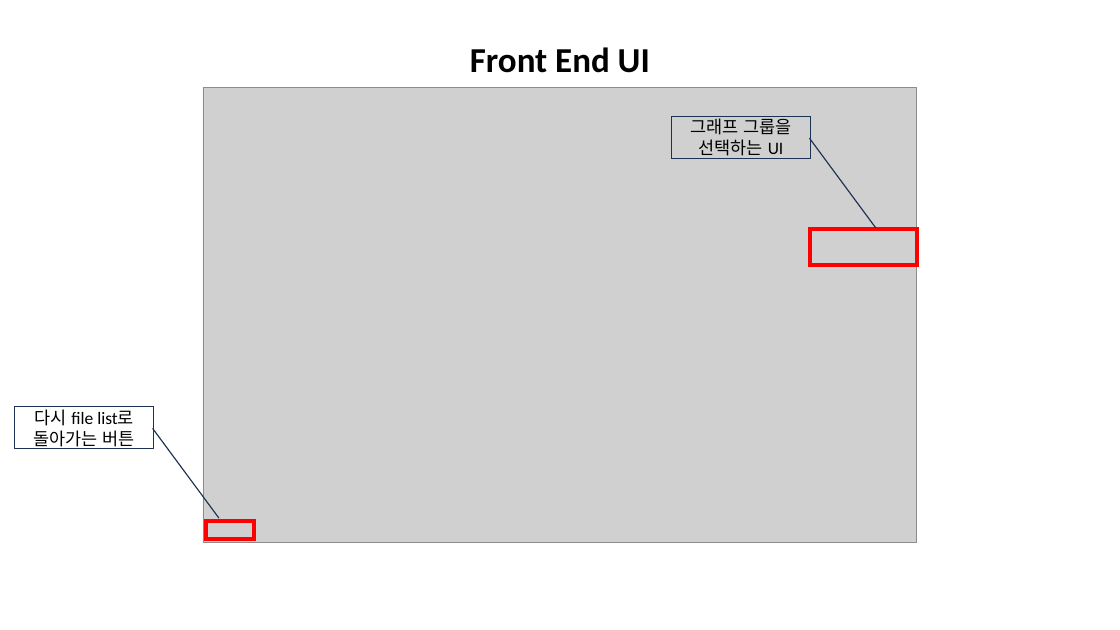
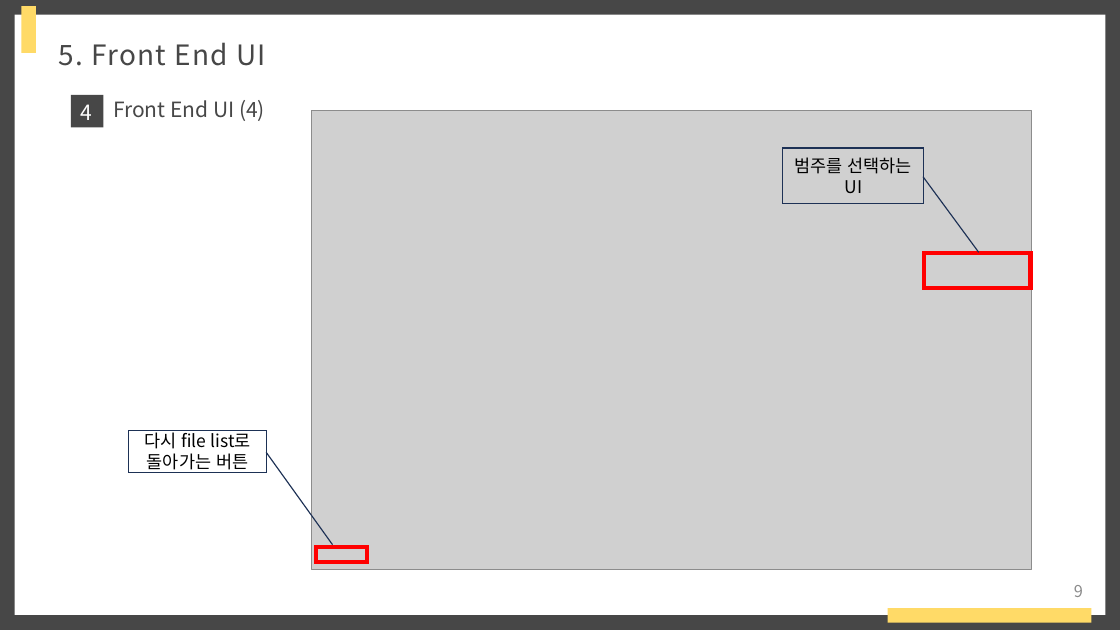
Before and after one commit to raccoon-coding/Eins-Internship, a slide deck: slide 9 of 아인스에스엔시 발표.pptx (slide 8 before the commit). Drawn at 1120x630 pixels with LibreOffice and Linux fonts; fonts in the diff are those of the drawing; grey boxes stand for pictures. Boxes give left, top, right and bottom in pixels: in the first picture for what was removed or moved away, otherwise in the second. Text is boxed around its words. In the diff, an @@ line names an element or a change of style, - is before the commit and + after.

```diff
--- a/아인스에스엔시 발표.pptx
+++ b/아인스에스엔시 발표.pptx
@@ background #FFFFFF to #474747 @@
@@ rectangle added at (14, 14, 1106, 615), fill #FFFFFF @@
@@ rectangle added at (21, 5, 36, 53), fill #FFDA67 @@
@@ text at (59, 42, 266, 66): text changed; size 30 to 24 pt; font Calibri to Noto Sans CJK KR; text colour #000000 to #474747; bold off @@
-Front End UI
+5. Front End UI
@@ rectangle added at (71, 95, 103, 128), fill #474747 @@
@@ text added at (81, 104, 93, 120), 18 pt, text #FFFFFF @@
+4
@@ text added at (113, 100, 265, 121), 18 pt, text #474747 @@
+Front End UI (4)
@@ picture: place and size @@
-picture at (203, 87, 918, 543)
+picture at (312, 111, 1032, 569)
@@ border callout "범주를 선택하는 UI": place and size @@
-border callout "범주를 선택하는 UI" at (672, 117, 811, 158)
+border callout "범주를 선택하는 UI" at (783, 148, 924, 203)
@@ border callout "범주를 선택하는 UI" at (783, 148, 924, 203): proportions changed @@
@@ text in border callout at (795, 157, 912, 193): text changed; font Calibri to Noto Sans CJK KR @@
-그래프 그룹을 선택하는 UI
+범주를 선택하는 UI
@@ rectangle: place and size @@
-rectangle at (811, 229, 918, 265)
+rectangle at (924, 253, 1031, 288)
@@ border callout "다시 file list로 돌아가는 버튼": place and size @@
-border callout "다시 file list로 돌아가는 버튼" at (15, 407, 154, 448)
+border callout "다시 file list로 돌아가는 버튼" at (129, 431, 267, 472)
@@ border callout "다시 file list로 돌아가는 버튼" at (129, 431, 267, 472): font Calibri to Noto Sans CJK KR; proportions changed @@
@@ rectangle: place and size @@
-rectangle at (206, 521, 254, 539)
+rectangle at (316, 548, 366, 563)
@@ page number added at (1074, 585, 1083, 597), 14 pt, text #8C8C8C @@
+9
@@ rectangle added at (888, 608, 1091, 623), fill #FFDA67 @@
```
Also in this commit, not shown: 12 other slides changed, 1 slide added, 28 other files.
